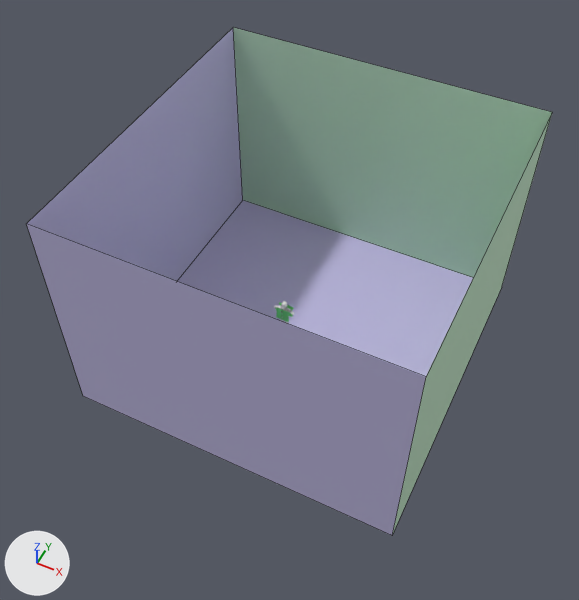
The Blender file blender_files/cloth_7_buttons_distractions.blend, before and after one commit.
Camera for both pictures: a 50 mm lens placed at (41.5, -124.8, 169.5), pointed at (-19.4, -2.9, 17.1). The axes (+X, +Y, +Z) are drawn at lower left. The lights are the same throughout. The first picture is the older version. Mesh edges are drawn as thin lines on the coarser meshes.

The scene before the commit, as lines of its bpy script (objects in view):
```python
me_plane = bpy.data.meshes.new('Plane')
me_plane.from_pydata([(-1.0, -1.0, 0.0), (1.0, -1.0, 0.0), (-1.0, 1.0, 0.0), (1.0, 1.0, 0.0), (-1.0, -1.0, -1.41), (1.0, -1.0, -1.41), (-1.0, 1.0, -1.41), (1.0, 1.0, -1.41)], [], [(0, 2, 3, 1), (1, 3, 7, 5), (2, 0, 4, 6), (3, 2, 6, 7), (0, 1, 5, 4)])
for i in [2, 4]: me_plane.polygons[i].material_index = 1
me_plane.materials.append(mat_floor)  # blue #c4bee7
me_plane.materials.append(mat_wall)  # green #c2e7c7
ob_plane_003 = bpy.data.objects.new('Plane.003', me_plane)
ob_plane_003.location = (-16.3, 0.0, 0.0)
ob_plane_003.scale = (-42.3, -42.3, -42.3)
```
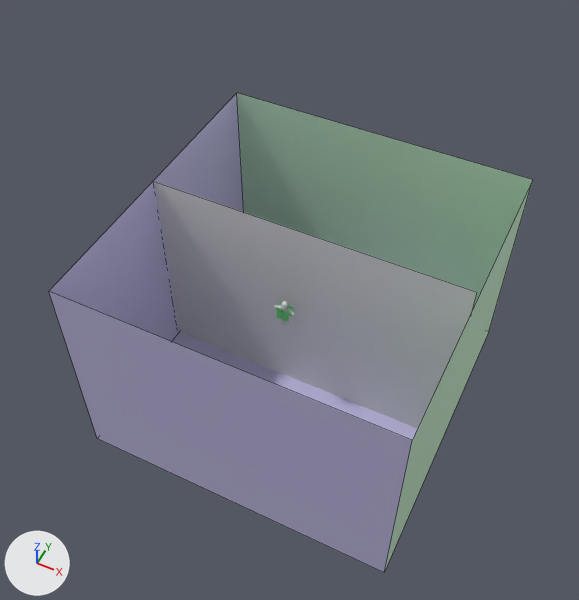
What changed in the scene script:
```text
Add mat_material_001:
    mat_material_001 = principled_material('Material.001')
    mat_material_001.base_color = (0.8, 0.8, 0.8)  # white #e7e7e7
Add me_plane_009:
    me_plane_009.from_pydata([(-1.0, -1.0, 0.0), (1.0, -1.0, 0.0), (-1.0, 1.0, 0.0), (1.0, 1.0, 0.0)], [], [(0, 1, 3, 2)])
    me_plane_009.materials.append(mat_material_001)  # its picture is missing
Change ob_plane_003:
    ob_plane_003.location: (-16.3, 0.0, 0.0) -> (-16.3, 0.0, -20.1)
Add ob_background:
    ob_background = bpy.data.objects.new('background', me_plane_009)
    ob_background.location = (-17.0, 0.0, 8.0)
    ob_background.rotation_euler = (1.571, 0.0, 0.0)  # degrees (90, 0, 0)
    ob_background.scale = (42.1, 31.1, 1.0)
```

Boxes [x1, y1, x2, y2] around the edits, measured in the pictures (579 x 600 px):
'Plane.003', moved: before [27, 27, 552, 535]; after [49, 93, 533, 572]
'background', added: after [155, 182, 477, 428]
